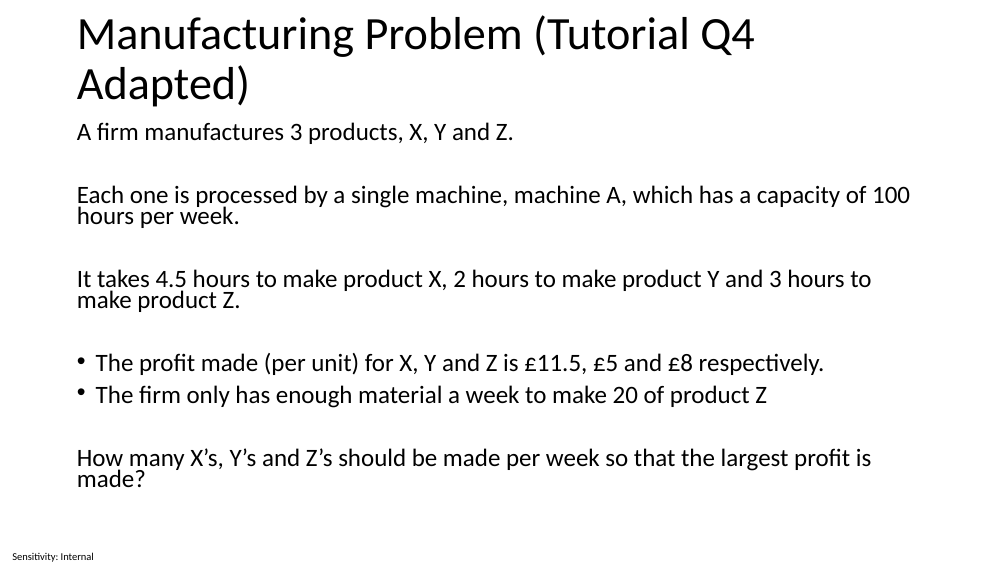
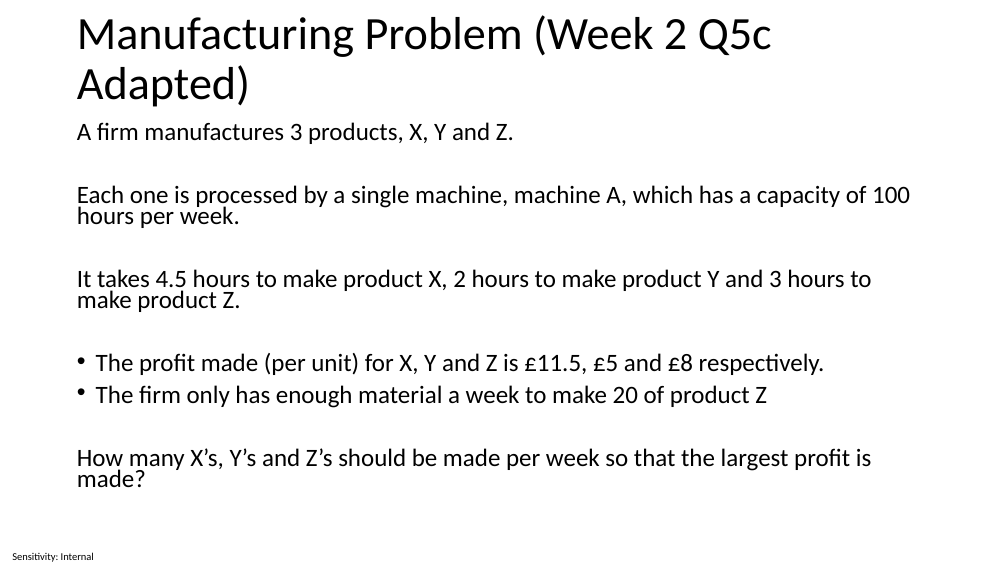
Before and after one commit to ctsallis/operational_research, a slide deck: slide 18 of content/Lectures/Semester 1/Week 03 - Linear Programming 2/1 Lecture/Week 3 - Linear Programming 2.pptx. Drawn at 1008x567 pixels with LibreOffice and Linux fonts; fonts in the diff are those of the drawing. Boxes give left, top, right and bottom in pixels: in the first picture for what was removed or moved away, otherwise in the second. Text is boxed around its words. In the diff, an @@ line names an element or a change of style, - is before the commit and + after.

```diff
--- a/content/Lectures/Semester 1/Week 03 - Linear Programming 2/1 Lecture/Week 3 - Linear Programming 2.pptx
+++ b/content/Lectures/Semester 1/Week 03 - Linear Programming 2/1 Lecture/Week 3 - Linear Programming 2.pptx
@@ title at bbox=[77, 15, 772, 107]: text changed @@
-Manufacturing Problem (Tutorial Q4 Adapted)
+Manufacturing Problem (Week 2 Q5c Adapted)
```
Also in this commit, not shown: 11 other slides changed, 6 other files.
